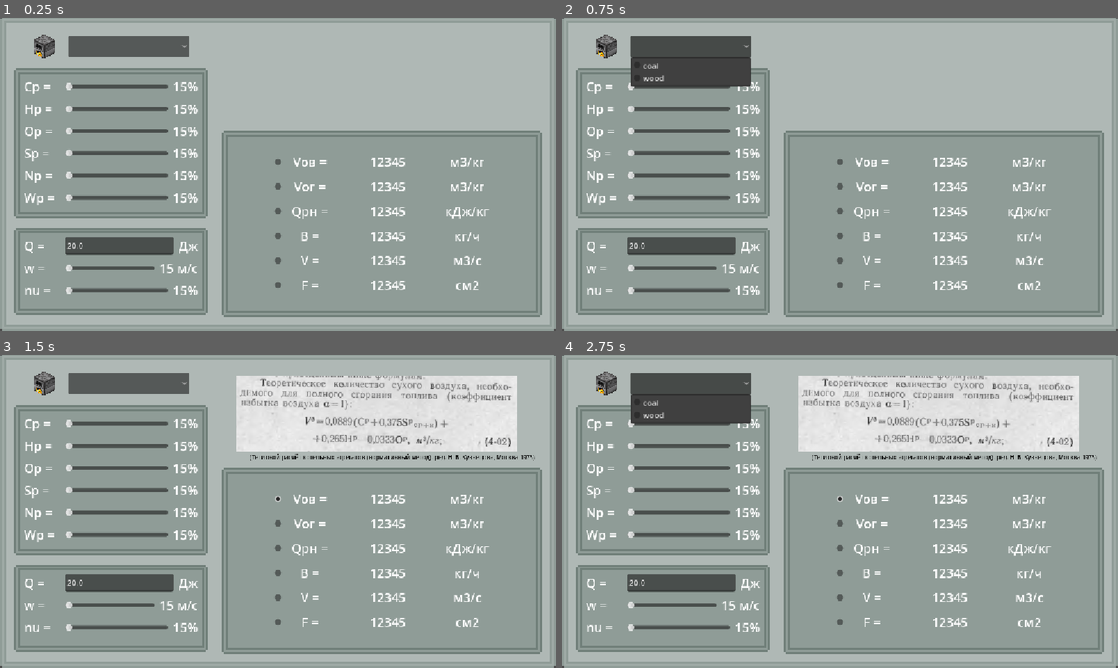
Above: before the commit, frames 1-4 (two rows, left to right).
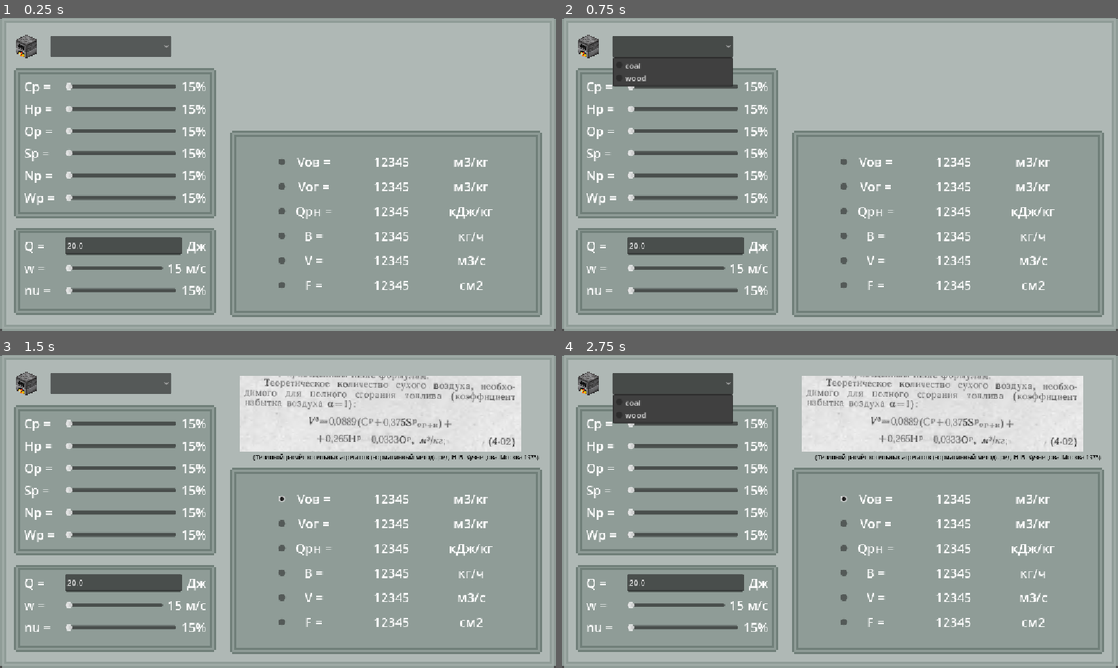
Above: after the commit, the same moments.

Repository: Null-oh/project_peh
Game: Godot game, scene res://control.tscn
Two runs of this game, one before a commit and one after it. Both use one fixed random seed, a clock stepped at 60 frames per second and the inputs below.
Inputs (mouse positions are in pixels of both pictures, inside the frame that each line leads up to; where the layout moved, square brackets give the same spot in the first picture):
- Up to frame 1 (0.25 s): no input
- Up to frame 2 (0.75 s): click (673, 46) [689, 46] at 0.5 s
- Up to frame 3 (1.5 s): click (278, 498) at 1.27 s
- Up to frame 4 (2.75 s): click (673, 383) [689, 383] at 2 s

The runs differ from the first frame. In frame 1, 6.6% of the frame differs, in the area x 2-89%, y 5-96%; in frame 2, 7.3%; in frame 3, 9.5%; in frame 4, 10%, in the area x 2-97%, y 5-96%.

Commit message:
overflow label

Diff:
--- a/control.tscn
+++ b/control.tscn
@@ -83,6 +83,12 @@
 popup/item_1/text = "wood"
 popup/item_1/id = 1
 
+[node name="overflow" type="Label" parent="NinePatchRect/MarginContainer/HBoxContainer/VBoxContainer/header" unique_id=1249515903]
+layout_mode = 2
+theme_override_colors/font_color = Color(0.9, 0.108, 0.108, 1)
+theme_override_font_sizes/font_size = 26
+text = ">100!"
+
 [node name="mats" type="NinePatchRect" parent="NinePatchRect/MarginContainer/HBoxContainer/VBoxContainer" unique_id=1177271384]
 custom_minimum_size = Vector2(400, 310)
 custom_maximum_size = Vector2(500, -1)
--- a/scripts/Global.gd
+++ b/scripts/Global.gd
@@ -16,7 +16,7 @@
 	"wpmin" : 0.0,
 	"wpmax" : 0.0,
 	"omegamax" : 10.0,
-	"omegamin" : 6.0,
+	"omegamin" : 0.5,
 	"numax" : 100.0,
 	"numin" : 0.0,
 }
@@ -100,8 +100,10 @@
 
 	print("==========")
 
+signal overflow
+
 func read(parent): #считать значение со слайдера или строки
-	var variable = parent.name #имя переменной
+	#var variable = parent.name #имя переменной
 
 	for i in parent.get_children():
 
@@ -115,6 +117,19 @@
 		elif i.name == "TextEdit": #q
 			if i.text.is_valid_float():
 				variables[parent.name] = float(i.text)
+
+		if check_overflow():
+			overflow.emit()
+
+func check_overflow() -> bool:
+	var sum : float = 0.0
+	for i in material_stats:
+		sum += material_stats[i]
+	sum -= material_stats["wp"]
+
+	if sum >= 100.0:
+		return true
+	return false
 
 func write(label: Label):
 	var parent = label.get_parent()
--- a/scripts/control.gd
+++ b/scripts/control.gd
@@ -11,6 +11,8 @@
 @export var coal_icon = preload("res://img/Coal_JE4_BE3.png")
 @export var wood_icon = preload("res://img/Birch_Planks.png")
 
+@onready var overflow: Label = $NinePatchRect/MarginContainer/HBoxContainer/VBoxContainer/header/overflow
+
 func _ready():
 	sliders = find_children("*", "HSlider", true, false)
 	for i in sliders:
@@ -22,6 +24,18 @@
 	boxes = find_children("box", "CheckBox", true, false)
 
 	q_text.text = str(snapped(Global.variables["q"], 0.1))
+
+	overflow.self_modulate = Color(1.0, 1.0, 1.0, 0.0)
+	Global.overflow.connect(on_overflow)
+
+func on_overflow():
+	overflow.self_modulate = Color(1.0, 1.0, 1.0, 0.0)
+	var tween = create_tween()
+	tween.tween_property(overflow, "self_modulate", Color(1.0, 1.0, 1.0, 1.0), 0.1)
+	tween.tween_property(overflow, "self_modulate", Color(1.0, 1.0, 1.0, 0.0), 0.1)
+	tween.tween_property(overflow, "self_modulate", Color(1.0, 1.0, 1.0, 1.0), 0.1)
+	tween.tween_property(overflow, "self_modulate", Color(1.0, 1.0, 1.0, 0.0), 0.1)
+
 
 func update_values_on_screen(_new_value : float):
 	for k in sliders:
